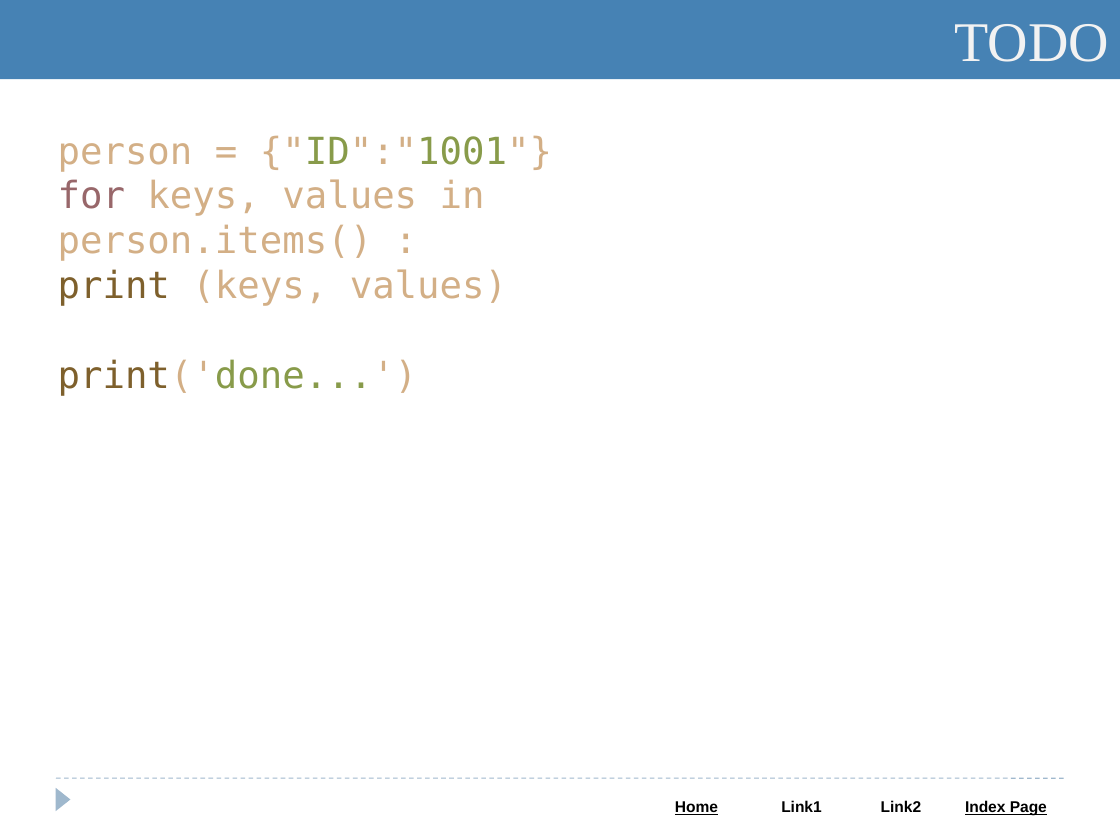
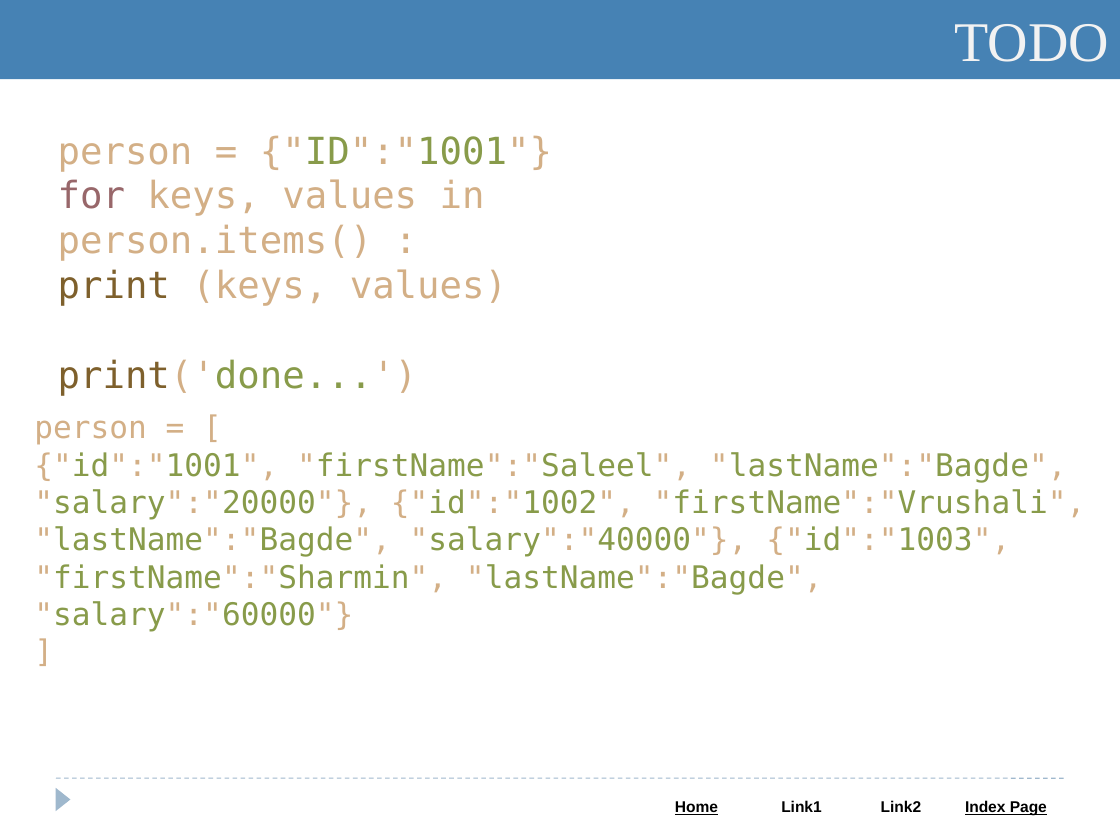
Before and after one commit to Saleel-Bagde-drive/Python-and-Web-PPTs, a slide deck: slide 54 of Python.pptx (slide 49 before the commit). Drawn at 1120x840 pixels with LibreOffice and Linux fonts; fonts in the diff are those of the drawing. Boxes give left, top, right and bottom in pixels: in the first picture for what was removed or moved away, otherwise in the second. Text is boxed around its words. In the diff, an @@ line names an element or a change of style, - is before the commit and + after.

```diff
--- a/Python.pptx
+++ b/Python.pptx
@@ text added at (x1=34, y1=420, x2=1086, y2=632), 20 pt, text #889B4A @@
+person = [
+{"id":"1001", "firstName":"Saleel", "lastName":"Bagde", "salary":"20000"}, {"id":"1002", "firstName":"Vrushali", "lastName":"Bagde", "salary":"40000"}, {"id":"1003", "firstName":"Sharmin", "lastName":"Bagde", "salary":"60000"}
+]
```
Also in this commit, not shown: 19 other slides changed, 9 slides added, 3 slides removed.
